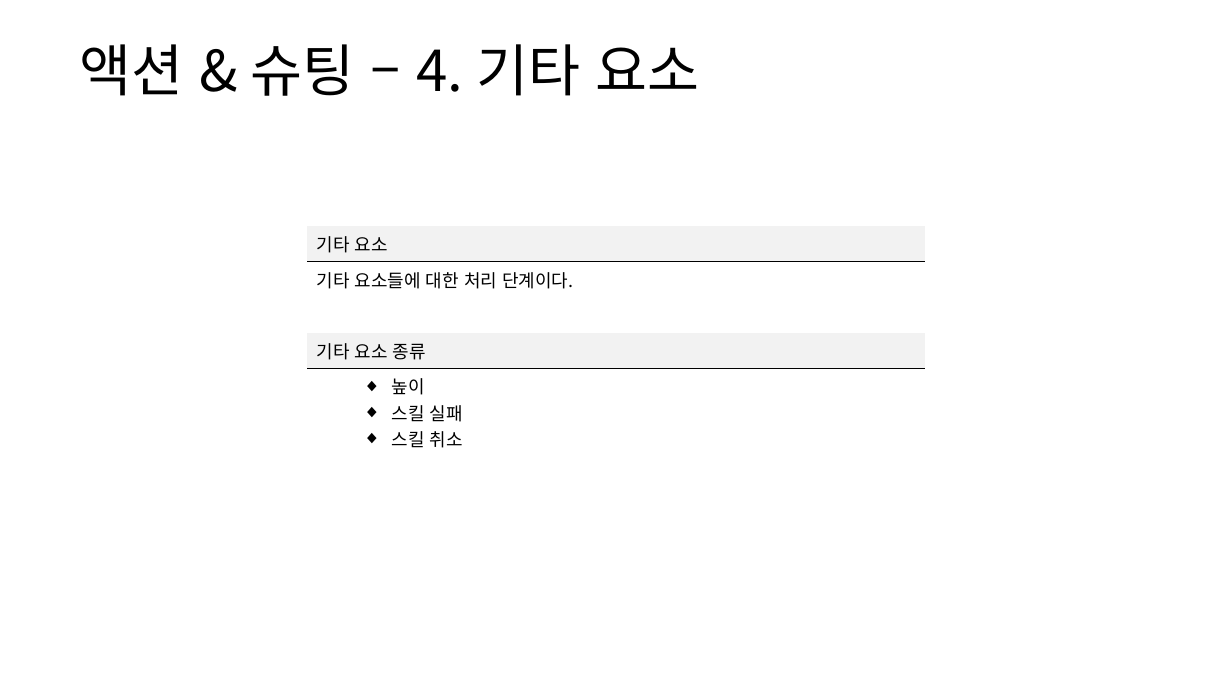
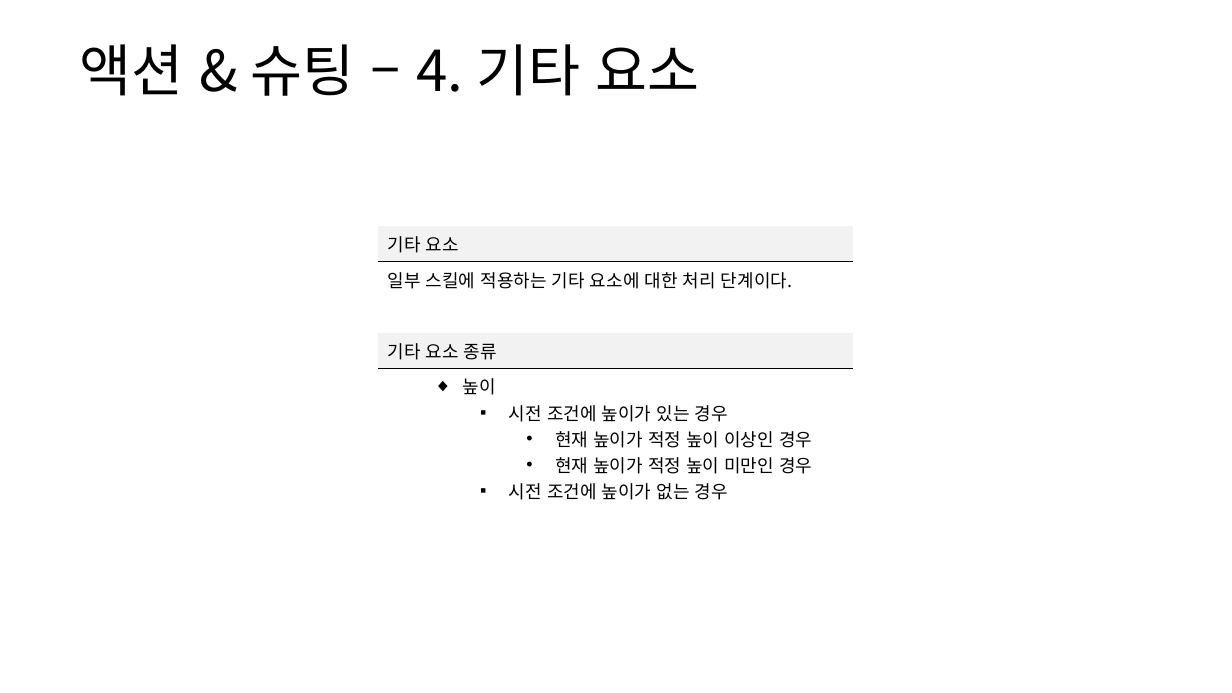
Before and after one commit to yjk0401/unityenginebasic_9th, a slide deck: slide 56 of 기획/방랑엽사전/스킬 시스템 기획서.pptx (slide 54 before the commit). Drawn at 1232x693 pixels with LibreOffice and Linux fonts; fonts in the diff are those of the drawing. Boxes give left, top, right and bottom in pixels: in the first picture for what was removed or moved away, otherwise in the second. Text is boxed around its words. In the diff, an @@ line names an element or a change of style, - is before the commit and + after.

```diff
--- a/기획/방랑엽사전/스킬 시스템 기획서.pptx
+++ b/기획/방랑엽사전/스킬 시스템 기획서.pptx
@@ table at (x1=379, y1=226, x2=854, y2=504) @@
-row 2, column 1: 기타 요소들에 대한 처리 단계이다.
+row 2, column 1: 일부 스킬에 적용하는 기타 요소에 대한 처리 단계이다.
-row 5, column 1: 높이 / 스킬 실패 / 스킬 취소
+row 5, column 1: 높이 / 시전 조건에 높이가 있는 경우 / 현재 높이가 적정 높이 이상인 경우 / 현재 높이가 적정 높이 미만인 경우 / 시전 조건에 높이가 없는 경우
@@ table resized from (x1=308, y1=226, x2=925, y2=452) to (x1=379, y1=226, x2=854, y2=504) @@
```
Also in this commit, not shown: 8 other slides changed, 6 slides added, 33 other files.
